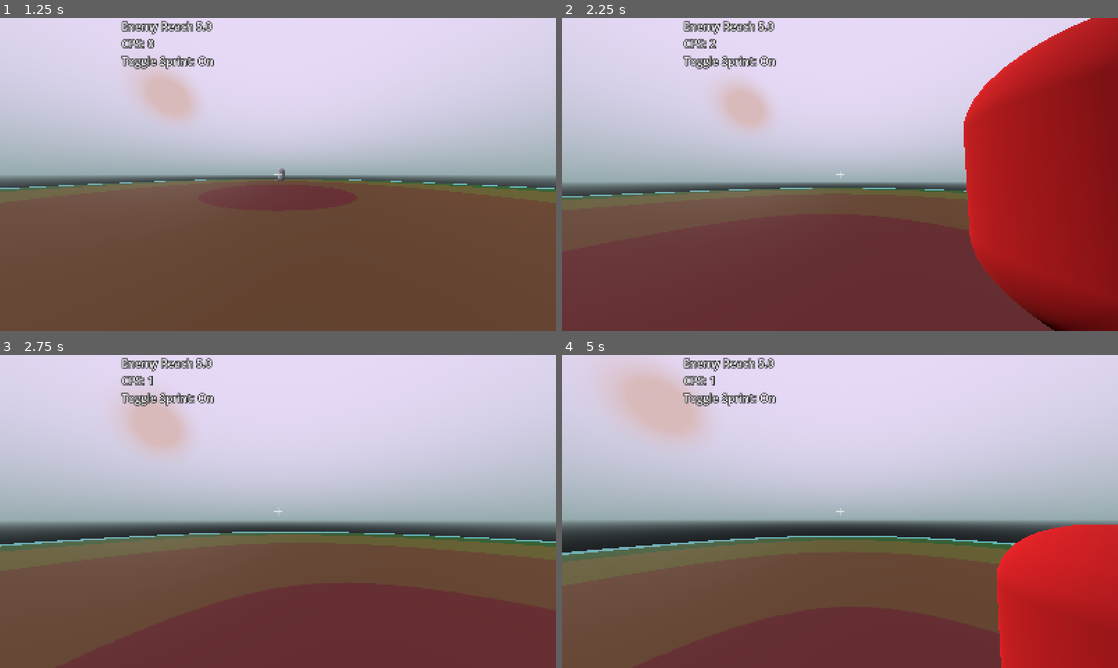
Above: before the commit, frames 1-4 (two rows, left to right).
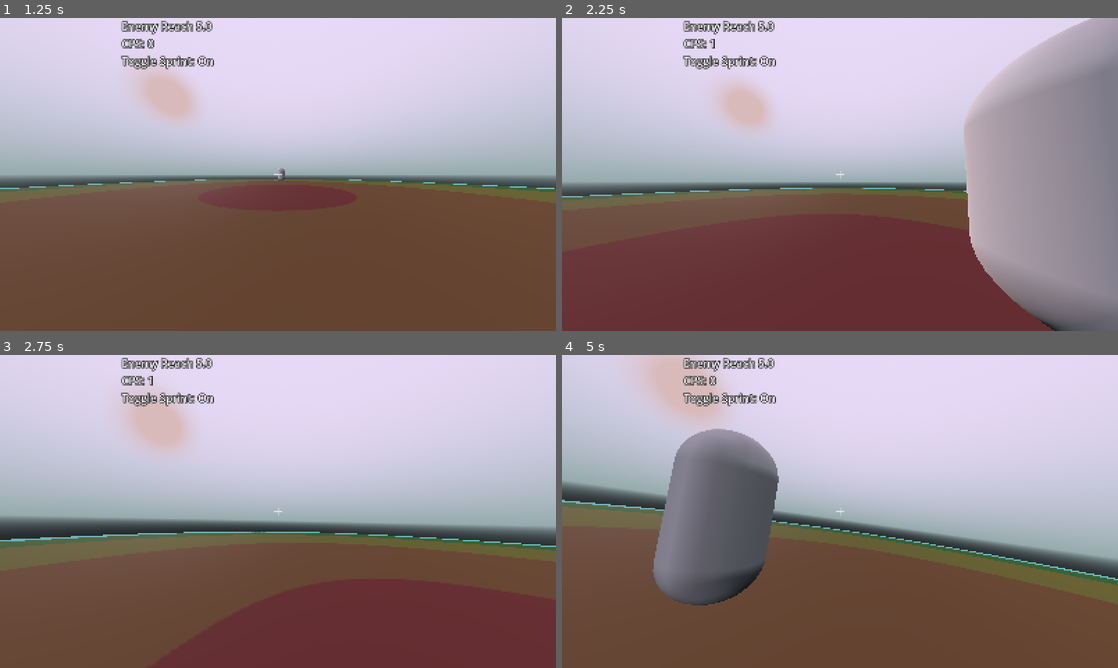
Above: after the commit, the same moments.

Repository: jtirsfdr/sumo2
Game: Godot game, scene res://world.tscn
The game is run twice, just before and just after one commit, with the same random seed, the same clock (stepped at 60 frames per second) and the same inputs.
Inputs (mouse positions are in pixels of both pictures, inside the frame that each line leads up to):
- Up to frame 1 (1.25 s): click "Play" at 0.5 s
- Up to frame 2 (2.25 s): tap Enter at 1.25 s; move the mouse to (867, 174) at 1.27 s; hold W (forwards) from 1.28 s (still down); click (867, 174) at 1.35 s; tap Space (jump) at 1.52 s; right-click (867, 174) at 1.55 s; move the mouse to (812, 174) at 2.02 s; right-click (812, 174) at 2.1 s
- Up to frame 3 (2.75 s): keep holding W (forwards); tap Space (jump) at 2.27 s; click (250, 511) at 2.3 s
- Up to frame 4 (5 s): keep holding W (forwards); move the mouse to (851, 505) at 2.77 s; click (851, 505) at 2.85 s; right-click (851, 505) at 3.05 s; move the mouse to (834, 517) at 3.52 s; right-click (834, 517) at 3.6 s; tap Space (jump) at 3.77, 4.52 s; click (834, 517) at 3.8 s; move the mouse to (878, 514) at 4.27 s; hold Shift (sprint) from 4.28 s (still down); right-click (878, 514) at 4.55 s

Frame 1 is identical in both runs. In frame 2, 23% of the frame differs, in the area x 26-100%, y 0-100%; in frame 3, 3.6%; in frame 4, 32%, in the area x 0-100%, y 0-100%.

Commit message:
Visual indicators for when hit, rebalanced knockback, quick-fix for jumping off ledge with automove

Diff:
--- a/Enemy.tscn
+++ b/Enemy.tscn
@@ -27,13 +27,22 @@
 "version": 3
 }
 
+[sub_resource type="StandardMaterial3D" id="StandardMaterial3D_s7bn3"]
+albedo_color = Color(0.75, 0.75, 0.75, 1)
+
+[sub_resource type="CapsuleMesh" id="CapsuleMesh_2hac7"]
+material = SubResource("StandardMaterial3D_s7bn3")
+
 [node name="Enemy" instance=ExtResource("1_ek4vt")]
 script = ExtResource("2_fnp7o")
 land_particles_tscn = SubResource("PackedScene_s7bn3")
 
-[node name="StrafeTimer" parent="." index="2"]
+[node name="StrafeTimer" parent="." index="1"]
 autostart = true
 
-[node name="InvincibleTimer" parent="." index="5"]
+[node name="InvincibleTimer" parent="." index="4"]
 wait_time = 0.5
 one_shot = true
+
+[node name="Mesh" type="MeshInstance3D" parent="." index="6"]
+mesh = SubResource("CapsuleMesh_2hac7")
--- a/Entity.tscn
+++ b/Entity.tscn
@@ -1,16 +1,9 @@
-[gd_scene load_steps=6 format=3 uid="uid://basw678sew3rr"]
+[gd_scene load_steps=4 format=3 uid="uid://basw678sew3rr"]
 
 [ext_resource type="Script" uid="uid://dh1w5l3edwiw3" path="res://entity.gd" id="1_6e8rh"]
 [ext_resource type="PackedScene" uid="uid://coekptro8mxyx" path="res://LandParticles.tscn" id="2_ctcih"]
 
 [sub_resource type="CapsuleShape3D" id="CapsuleShape3D_gv5m4"]
-
-[sub_resource type="StandardMaterial3D" id="StandardMaterial3D_ql5c0"]
-resource_local_to_scene = true
-albedo_color = Color(0.75, 0.75, 0.75, 1)
-
-[sub_resource type="CapsuleMesh" id="CapsuleMesh_f3sb7"]
-material = SubResource("StandardMaterial3D_ql5c0")
 
 [node name="Entity" type="CharacterBody3D"]
 script = ExtResource("1_6e8rh")
@@ -18,9 +11,6 @@
 
 [node name="Hitbox" type="CollisionShape3D" parent="."]
 shape = SubResource("CapsuleShape3D_gv5m4")
-
-[node name="Mesh" type="MeshInstance3D" parent="."]
-mesh = SubResource("CapsuleMesh_f3sb7")
 
 [node name="StrafeTimer" type="Timer" parent="."]
 
@@ -35,6 +25,10 @@
 [node name="SprintTimer" type="Timer" parent="."]
 wait_time = 0.5
 
+[node name="HitRotateTimer" type="Timer" parent="."]
+wait_time = 0.5
+one_shot = true
+
 [connection signal="timeout" from="StrafeTimer" to="." method="_on_strafe_timer_timeout"]
 [connection signal="timeout" from="LagTimer" to="." method="_on_lag_timer_timeout"]
 [connection signal="timeout" from="InvincibleTimer" to="." method="_on_invincible_timer_timeout"]
--- a/Player.tscn
+++ b/Player.tscn
@@ -27,21 +27,30 @@
 "version": 3
 }
 
+[sub_resource type="StandardMaterial3D" id="StandardMaterial3D_kpjcp"]
+albedo_color = Color(0.75, 0.75, 0.75, 1)
+
+[sub_resource type="CapsuleMesh" id="CapsuleMesh_kpjcp"]
+material = SubResource("StandardMaterial3D_kpjcp")
+
 [node name="Player" instance=ExtResource("1_4k08i")]
 script = ExtResource("2_tpkq3")
 sensitivity = 1.0
 maxcps = 30
 land_particles_tscn = SubResource("PackedScene_kpjcp")
 
-[node name="StrafeTimer" parent="." index="2"]
+[node name="StrafeTimer" parent="." index="1"]
 autostart = true
 
-[node name="InvincibleTimer" parent="." index="5"]
+[node name="InvincibleTimer" parent="." index="4"]
 wait_time = 0.5
+one_shot = true
+
+[node name="SprintTimer" parent="." index="5"]
 one_shot = true
 
 [node name="Camera3D" type="Camera3D" parent="." index="6"]
 fov = 90.0
 
-[node name="SprintTimer" parent="." index="7"]
-one_shot = true
+[node name="Mesh" type="MeshInstance3D" parent="." index="7"]
+mesh = SubResource("CapsuleMesh_kpjcp")
--- a/enemy.gd
+++ b/enemy.gd
@@ -21,8 +21,12 @@
 		return
 	sprint_reset = true #bots cant w tap
 	if auto_run == true:
-		direction.x = player.position.x - self.position.x
-		direction.z = player.position.z - self.position.z
+		if sqrt(global_position.x ** 2 + global_position.z ** 2) > 19:
+			direction.x = -self.global_position.x / 5 + player.position.x - self.position.x
+			direction.z = -self.global_position.z / 5 + player.position.z - self.position.z
+		else:
+			direction.x = player.position.x - self.position.x
+			direction.z = player.position.z - self.position.z
 	if $RayCast3D is RayCast3D:
 		var ray: RayCast3D = $RayCast3D
 		ray.target_position = (player.global_position - self.global_position).normalized() * reach/3
--- a/entity.gd
+++ b/entity.gd
@@ -29,7 +29,7 @@
 var landed: bool = false
 var sprint_reset: bool = true
 var wtap_reset: bool = true
-var kb_factor: float = 0.7
+var kb_factor: float = 1
 var wtap_kb_factor: float = 1.0
 var block: float = 0.0
 var max_block: float = 1
@@ -142,6 +142,8 @@
 	hitspeed.x = hitvector.x * 20
 	velocity.y = 3
 	hitspeed.z = hitvector.z * 20
+	print(hitspeed)
+	$HitRotateTimer.start()
 
 func _on_invincible_timer_timeout() -> void:
 	$Mesh.mesh.material.albedo_color = Color(0.75, 0.75, 0.75, 0)
--- a/player.gd
+++ b/player.gd
@@ -8,7 +8,6 @@
 @onready var gui: GUI = $"/root/World/GUI"
 @onready var camera: Camera3D = $Camera3D
 @onready var attack_ray: RayCast3D = $RayCast3D
-
 
 var walk_fov: float = 90
 var sprint_fov: float = walk_fov * 1.2
@@ -27,6 +26,7 @@
 	enemy.hit_player.connect(self.on_hit)
 	auto_run = true
 	cpscounter.resize(maxcps + 1)
+	reach = 3
 
 func _input(event: InputEvent) -> void:
 	if event is InputEventMouseMotion:
@@ -39,11 +39,21 @@
 	if Globals.paused == true:
 		return
 
+	if $HitRotateTimer.is_stopped():
+		camera.rotation.z = 0
+	else:
+		camera.rotation.z = $HitRotateTimer.time_left * 0.3
+
 	if auto_run == false:
 		var input_dir: Vector2 = Input.get_vector("left", "right", "forwards", "backwards")
 		direction = transform.basis * Vector3(input_dir.x, 0, input_dir.y).normalized()
 	else:
-		direction = enemy.position - self.position
+		if sqrt(global_position.x ** 2 + global_position.z ** 2) > 19:
+			direction.x = -self.global_position.x / 5 + enemy.position.x - self.position.x
+			direction.z = -self.global_position.z / 5 + enemy.position.z - self.position.z
+		else:
+			direction.x = enemy.position.x - self.position.x
+			direction.z = enemy.position.z - self.position.z
 
 	if Input.is_action_just_pressed("togglesprint"):
 		toggle_sprint = not toggle_sprint
@@ -77,10 +87,10 @@
 		if attack_ray.is_colliding():
 			if attack_ray.get_collider() is Enemy:
 				if wtap_reset:
-					hit_enemy.emit(-get_global_transform().basis.z.normalized() * kb_factor * wtap_kb_factor)
+					hit_enemy.emit(-get_global_transform().basis.z.normalized() * kb_factor * wtap_kb_factor * cps_factor)
 					wtap_reset = false
 				else:
-					hit_enemy.emit(-get_global_transform().basis.z.normalized() * kb_factor)
+					hit_enemy.emit(-get_global_transform().basis.z.normalized() * kb_factor * cps_factor)
 
 	if Input.is_action_pressed("block"):
 		block = 0
@@ -95,16 +105,14 @@
 	move_and_slide()
 
 func _physics_process(_delta: float) -> void:
-	print(strafe)
 	referencetime = int(Time.get_unix_time_from_system() * 100)
 	currentcps = 0
 	for i in maxcps:
 		if referencetime - cpscounter[i] < 100:
 			currentcps += 1
 	$/root/World/GUI/HUD/Layers/CPS.text = "CPS: " + str(currentcps)
-	cps_factor = 1/((-log(currentcps+1)/log(10))/2 + 1)
-	attack_ray.target_position = -camera.transform.basis.z * reach * cps_factor
-
+	cps_factor = 1/((-log(currentcps+1)/log(10))/2 + 1) #more cps more kb
+	attack_ray.target_position = -camera.transform.basis.z * reach
 
 	check_death()
 
--- a/project.godot
+++ b/project.godot
@@ -72,7 +72,7 @@
 }
 attack={
 "deadzone": 0.2,
-"events": [Object(InputEventMouseButton,"resource_local_to_s …(115 unchanged characters)… alse,"meta_pressed":false,"button_mask":2,"position":Vector2(238, 12),"global_position":Vector2(247, 60),"factor":1.0,"button_index":2,"canceled":false,"pressed":true,"double_click":false,"script":null)
+"events": [Object(InputEventMouseButton,"resource_local_to_s …(115 unchanged characters)… alse,"meta_pressed":false,"button_mask":1,"position":Vector2(203, 24),"global_position":Vector2(212, 72),"factor":1.0,"button_index":1,"canceled":false,"pressed":true,"double_click":false,"script":null)
 ]
 }
 sprint={
@@ -82,7 +82,7 @@
 }
 block={
 "deadzone": 0.2,
-"events": [Object(InputEventMouseButton,"resource_local_to_s …(115 unchanged characters)… alse,"meta_pressed":false,"button_mask":1,"position":Vector2(138, 21),"global_position":Vector2(147, 69),"factor":1.0,"button_index":1,"canceled":false,"pressed":true,"double_click":false,"script":null)
+"events": [Object(InputEventMouseButton,"resource_local_to_s …(115 unchanged characters)… alse,"meta_pressed":false,"button_mask":2,"position":Vector2(201, 17),"global_position":Vector2(210, 65),"factor":1.0,"button_index":2,"canceled":false,"pressed":true,"double_click":false,"script":null)
 ]
 }
 togglesprint={
Not shown: 1 places in Enemy.tscn that only renumber resources
Not shown: 1 places in Player.tscn that only renumber resources
Not shown, changed: README.md
